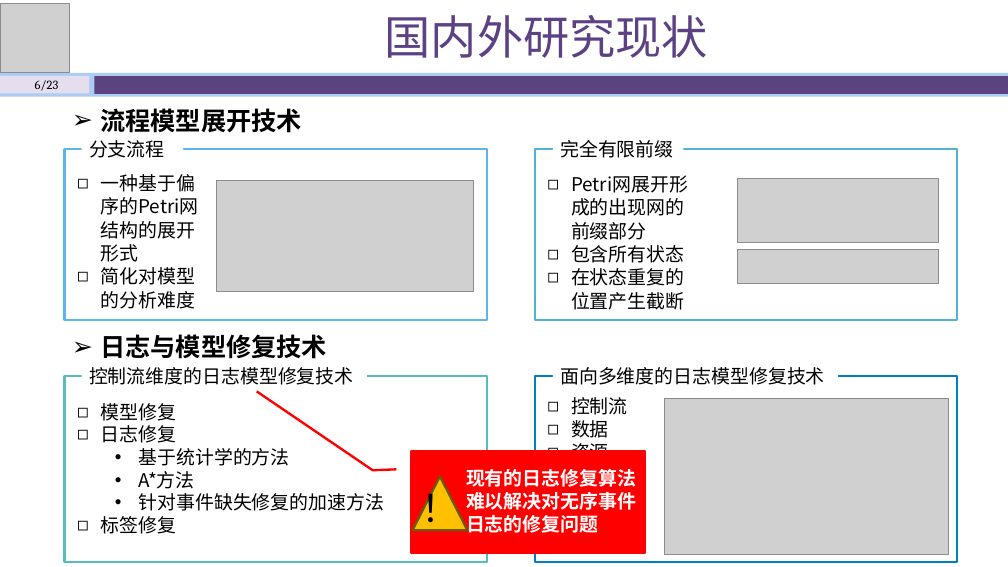
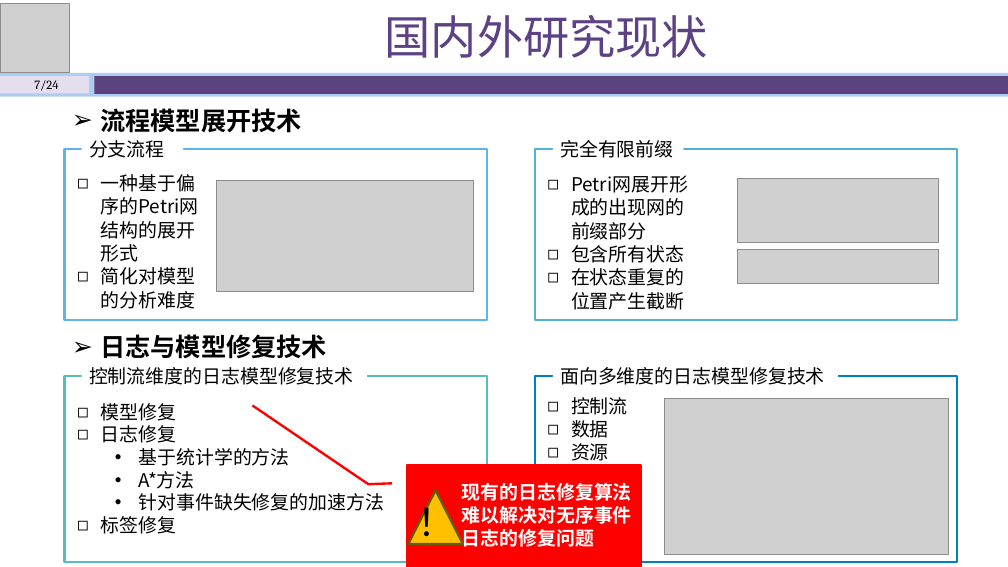
Before and after one commit to shawn47/0930, a slide deck: slide 7 of 开题答辩930_肖永博.pptx (slide 6 before the commit). Drawn at 1008x567 pixels with LibreOffice and Linux fonts; fonts in the diff are those of the drawing; grey boxes stand for pictures. Boxes give left, top, right and bottom in pixels: in the first picture for what was removed or moved away, otherwise in the second. Text is boxed around its words. In the diff, an @@ line names an element or a change of style, - is before the commit and + after.

```diff
--- a/开题答辩930_肖永博.pptx
+++ b/开题答辩930_肖永博.pptx
@@ text at <box>34,80,58,91</box>: text changed @@
-6/23
+7/24
@@ 2 texts, 1 border callout, 1 triangle: place and size @@
-2 texts, 1 border callout, 1 triangle at <box>411,451,645,553</box>
+2 texts, 1 border callout, 1 triangle at <box>408,465,641,566</box>
```
Also in this commit, not shown: 20 other slides changed, 1 slide added, 2 other files.
